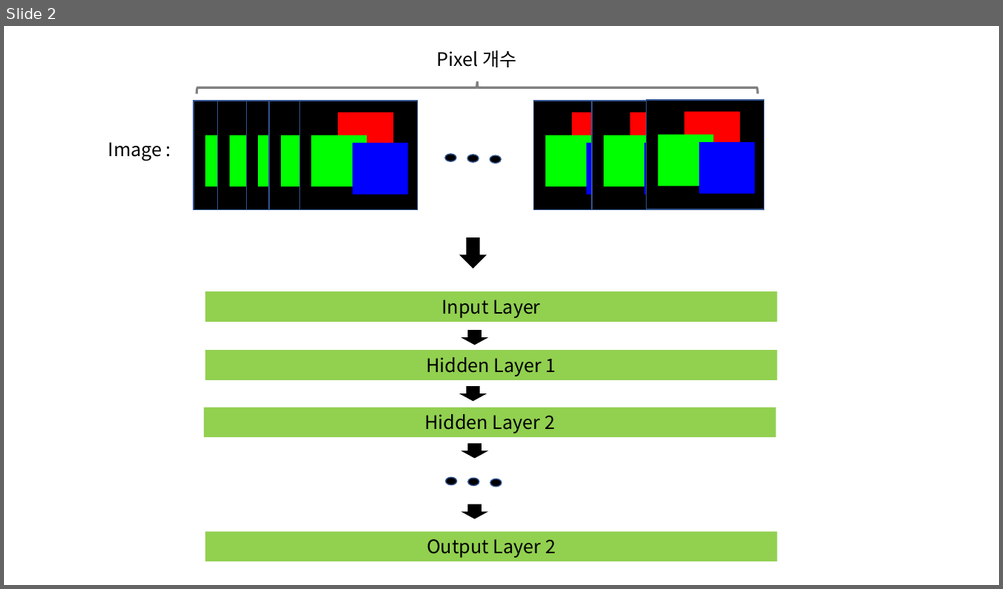
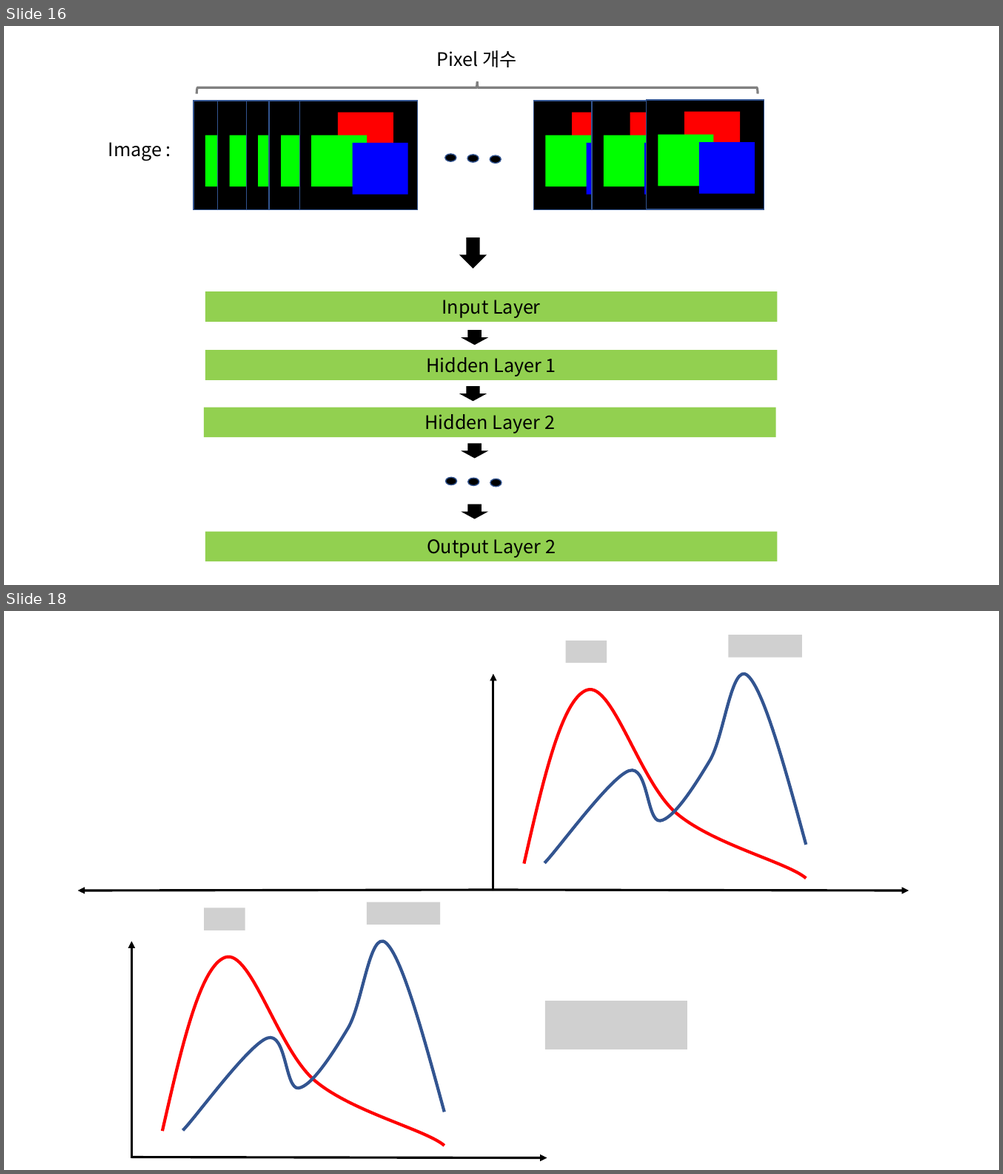
Before and after one commit to bn3monkey/MachineLearning, a slide deck: CNN/CNN.pptx. Shown one above the other, each under a label of ours: slide 2 before the commit, slides 16 and 18 after it; the slides between them are not shown. The pictures are 1003x589 and 1003x1174 pixels, drawn with LibreOffice and Linux fonts; fonts in the diff are those of the drawing; grey boxes stand for pictures. Boxes give left, top, right and bottom in pixels: in the first picture for what was removed or moved away, otherwise in the second. Text is boxed around its words. In the diff, an @@ line names an element or a change of style, - is before the commit and + after.

```diff
--- a/CNN/CNN.pptx
+++ b/CNN/CNN.pptx
@@ slide 18 added at [4,611,999,1170], background #FFFFFF @@
@@ picture added at [566,640,607,663] @@
@@ picture added at [728,635,802,658] @@
@@ arrow added from (493, 891) to (493, 674), #000000 2.25 pt @@
@@ freeform shape added at [544,674,805,863], outline #325491 3 pt @@
@@ freeform shape added at [524,689,806,878], outline #FF0000 3 pt @@
@@ arrow added from (493, 890) to (78, 891), #000000 2.25 pt @@
@@ arrow added from (493, 890) to (908, 891), #000000 2.25 pt @@
@@ picture added at [204,908,245,931] @@
@@ picture added at [367,903,441,925] @@
@@ arrow added from (131, 1159) to (131, 942), #000000 2.25 pt @@
@@ freeform shape added at [183,942,444,1131], outline #325491 3 pt @@
@@ freeform shape added at [162,957,444,1146], outline #FF0000 3 pt @@
@@ picture added at [545,1001,688,1050] @@
@@ arrow added from (131, 1158) to (547, 1159), #000000 2.25 pt @@
@@ what was slide 2 is now slide 16 @@
```
Also in this commit, not shown: 1 slide changed, 16 other slides added, 23 other files.
